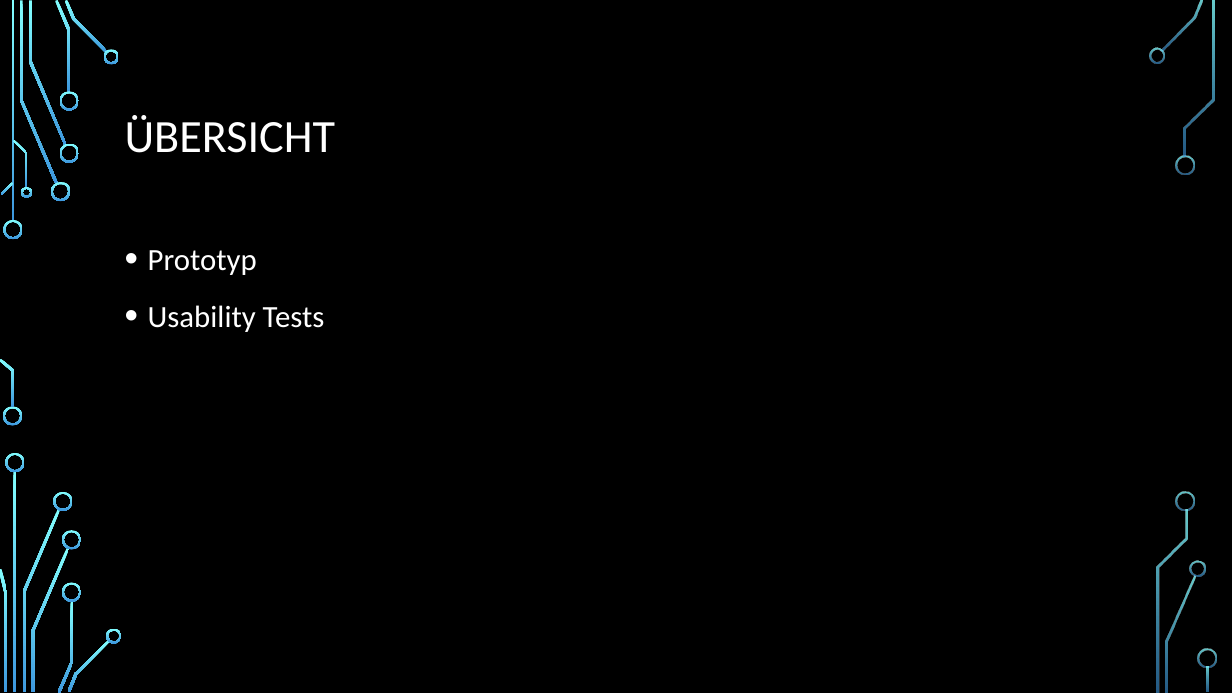
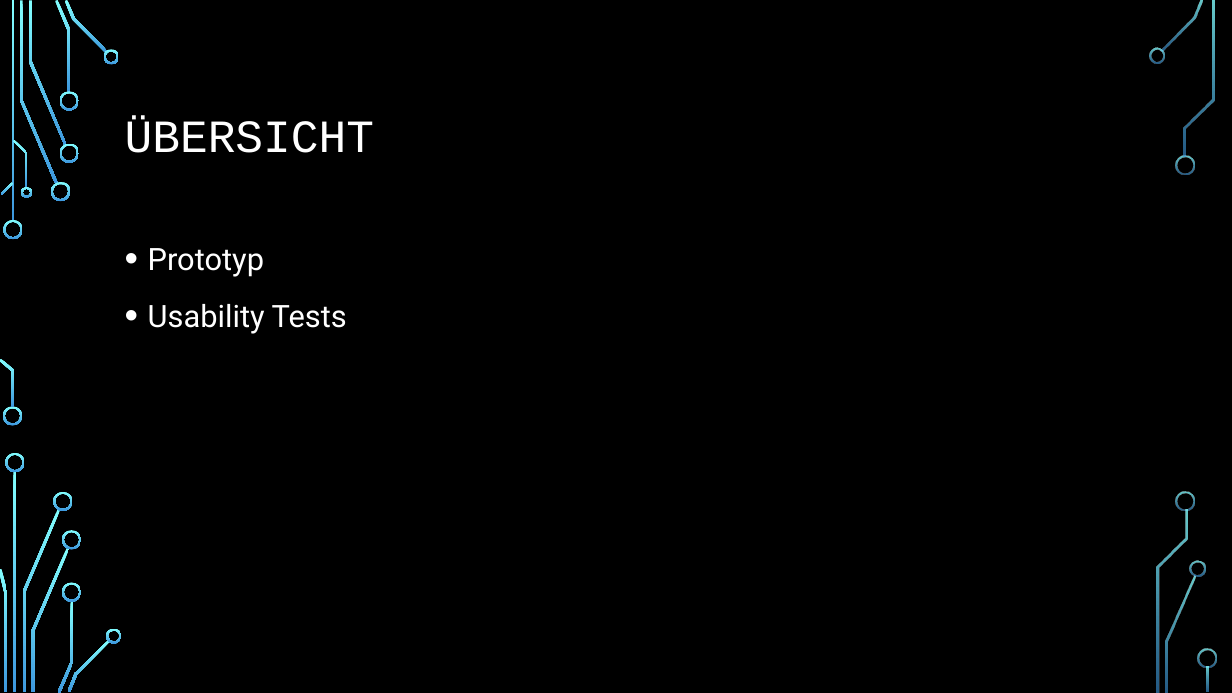
Before and after one commit to fabiankock/SiAI, a slide deck: slide 2 of Präsentation_prototyp/Präsentation_prototyp_siai.pptx. Drawn at 1232x693 pixels with LibreOffice and Linux fonts; fonts in the diff are those of the drawing; background and template pictures are left out. Boxes give left, top, right and bottom in pixels: in the first picture for what was removed or moved away, otherwise in the second. Text is boxed around its words. In the diff, an @@ line names an element or a change of style, - is before the commit and + after.

```diff
--- a/Präsentation_prototyp/Präsentation_prototyp_siai.pptx
+++ b/Präsentation_prototyp/Präsentation_prototyp_siai.pptx
@@ title "ÜBERSICHT" at (125,119,374,153): font Calibri to Courier New @@
@@ text "Prototyp" at (148,248,347,334): font Calibri to Roboto @@
```
Also in this commit, not shown: 3 other slides changed, 1 other file.
